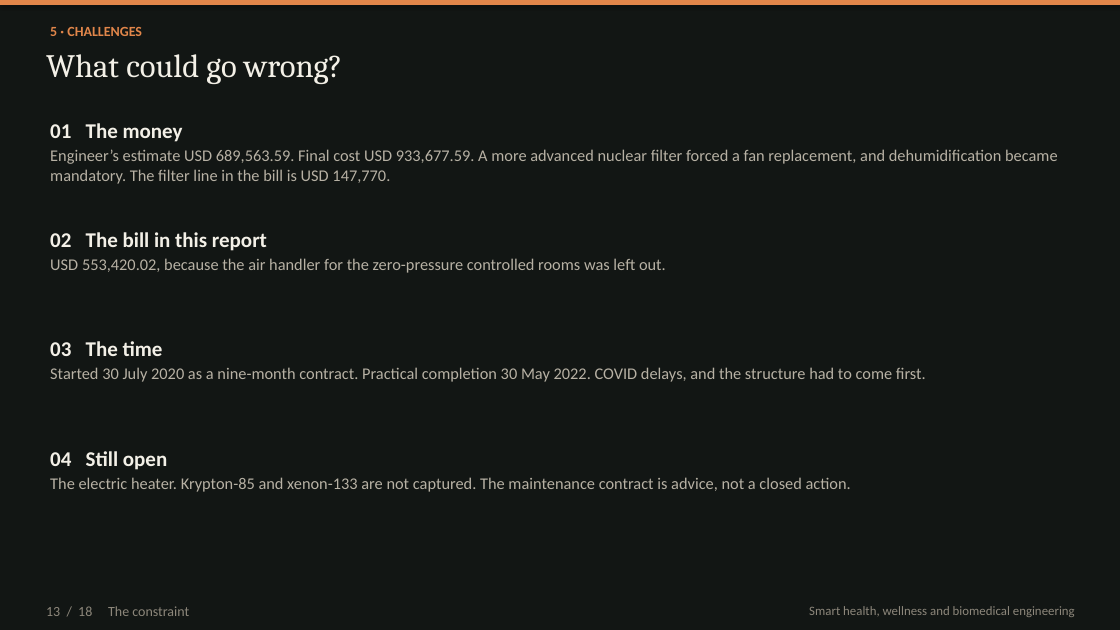
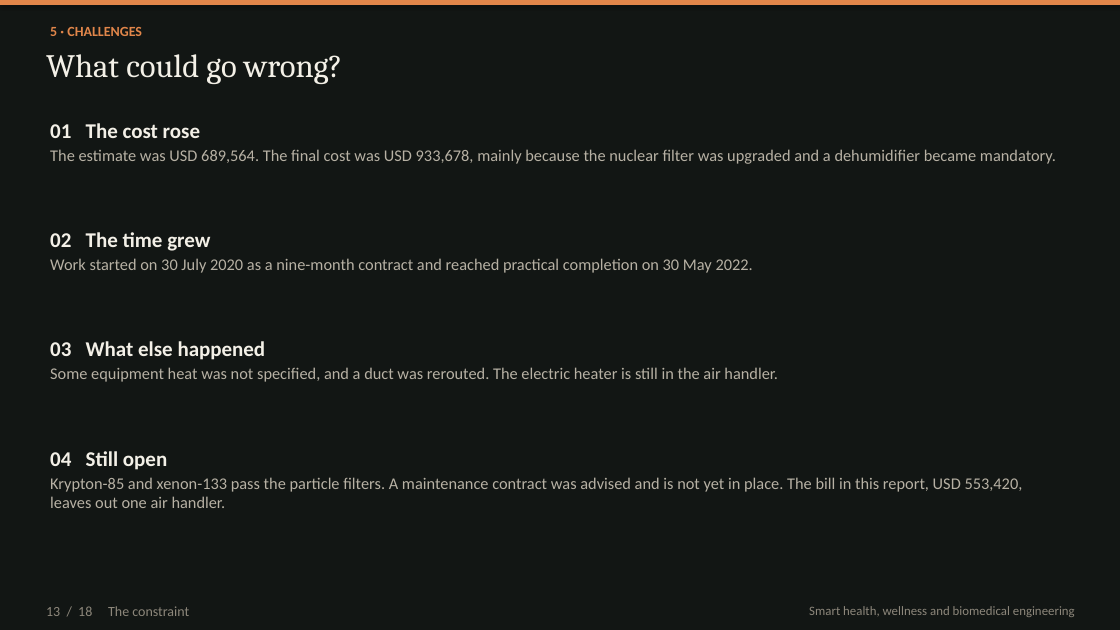
Before and after one commit to kakaijacob/Special-Operations-Schema, a slide deck: slide 13 of iek-talks/IEK_Cyclotron_HVAC_18_slides.pptx. Drawn at 1120x630 pixels with LibreOffice and Linux fonts; fonts in the diff are those of the drawing. Boxes give left, top, right and bottom in pixels: in the first picture for what was removed or moved away, otherwise in the second. Text is boxed around its words. In the diff, an @@ line names an element or a change of style, - is before the commit and + after.

```diff
--- a/iek-talks/IEK_Cyclotron_HVAC_18_slides.pptx
+++ b/iek-talks/IEK_Cyclotron_HVAC_18_slides.pptx
@@ text at [50,123,1056,164]: text changed @@
-01 The money
-Engineer’s estimate USD 689,563.59. Final cost USD 933,677.59. A more advanced nuclear filter forced a fan replacement, and dehumidification became mandatory. The filter line in the bill is USD 147,770.
+01 The cost rose
+The estimate was USD 689,564. The final cost was USD 933,678, mainly because the nuclear filter was upgraded and a dehumidifier became mandatory.
@@ text at [50,232,753,273]: text changed @@
-02 The bill in this report
-USD 553,420.02, because the air handler for the zero-pressure controlled rooms was left out.
+02 The time grew
+Work started on 30 July 2020 as a nine-month contract and reached practical completion on 30 May 2022.
@@ text at [50,341,778,382]: text changed @@
-03 The time
-Started 30 July 2020 as a nine-month contract. Practical completion 30 May 2022. COVID delays, and the structure had to come first.
+03 What else happened
+Some equipment heat was not specified, and a duct was rerouted. The electric heater is still in the air handler.
@@ text at [50,477,1023,508]: text changed @@
-The electric heater. Krypton-85 and xenon-133 are not captured. The maintenance contract is advice, not a closed action.
+Krypton-85 and xenon-133 pass the particle filters. A maintenance contract was advised and is not yet in place. The bill in this report, USD 553,420, leaves out one air handler.
```
Also in this commit, not shown: 17 other slides changed, 1 other file.
